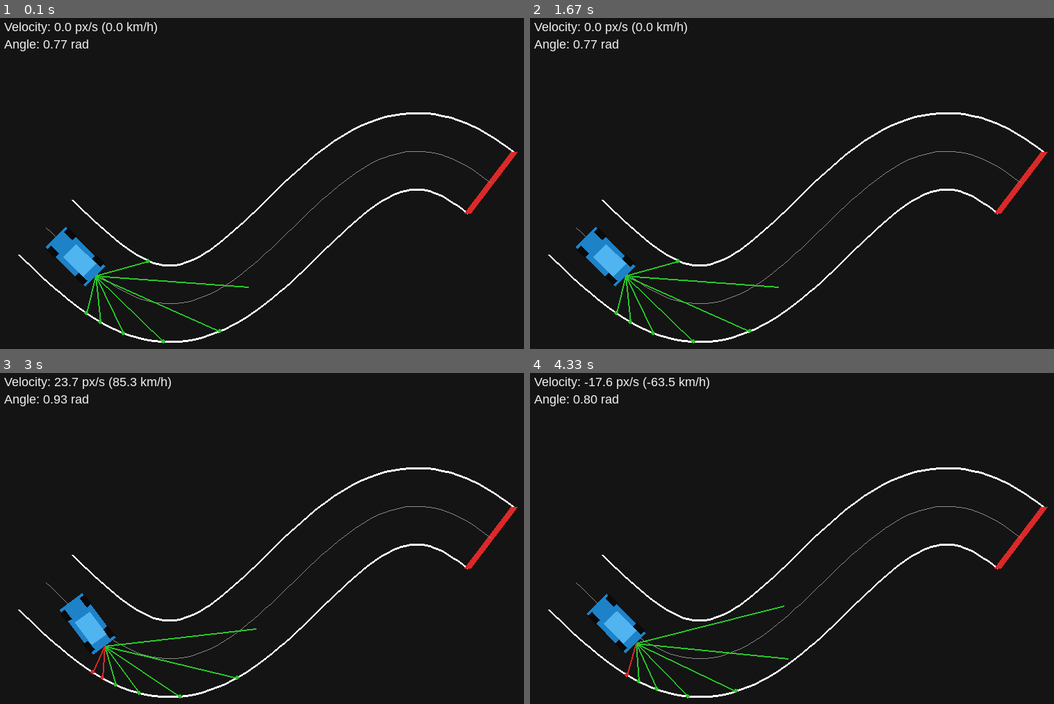
Above: before the commit, frames 1-4 (two rows, left to right).
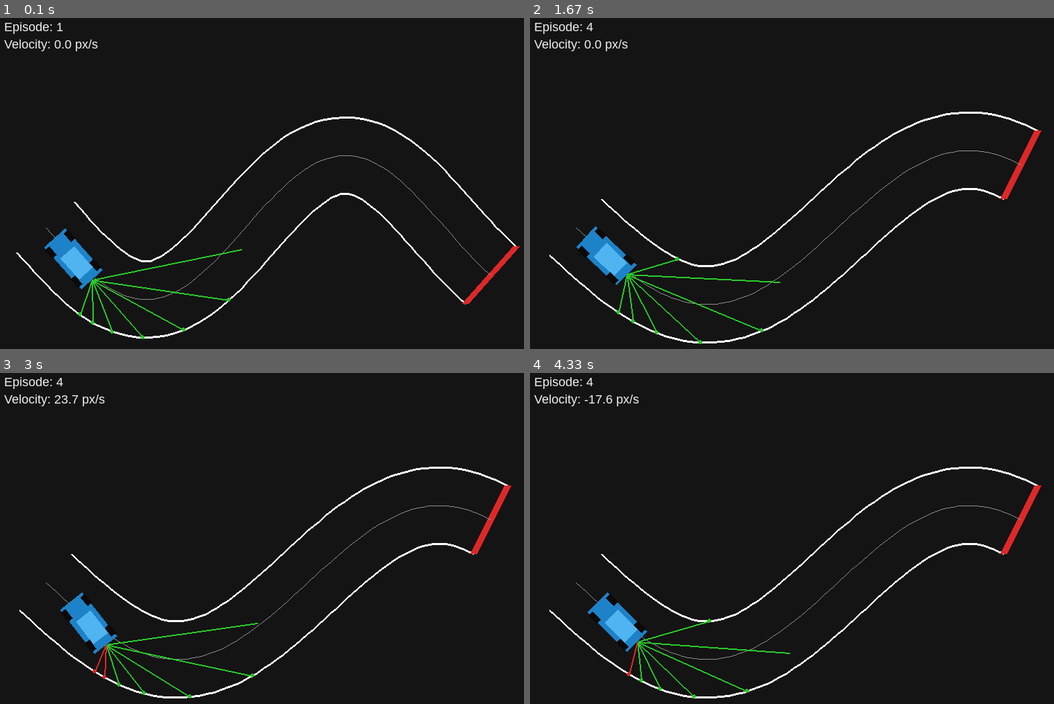
Above: after the commit, the same moments.

Repository: FranMacias00/2d-autonomous-driving-rl
Game: pygame game, started from src/scripts/run_interactive.py
Two runs of this game, one before a commit and one after it. Both use one fixed random seed, a clock stepped at 60 frames per second and the inputs below.
Inputs:
- Up to frame 1 (0.1 s): no input
- Up to frame 2 (1.67 s): hold R 0.33-0.8 s; hold D 0.33-0.8 s; hold R 0.83-1.3 s; hold D 0.83-1.3 s; tap R at 1.33 s
- Up to frame 3 (3 s): hold W 2.17-2.63 s; hold D from 2.67 s (still down)
- Up to frame 4 (4.33 s): release D at 3.13 s; hold A 3.17-3.7 s; hold S 3.73-4.03 s; hold A from 4.07 s (still down)

The runs differ from the first frame. In frame 1, 4.6% of the frame differs, in the area x 0-100%, y 1-99%; in frame 2, 4.2%; in frame 3, 4.2%; in frame 4, 4.3%.

Commit message:
Automatizar reinicio de episodio y generación de circuitos aleatorios

Diff:
--- a/src/scripts/run_interactive.py
+++ b/src/scripts/run_interactive.py
@@ -1,12 +1,12 @@
-"""Interactive mode entry point (Phase 1).
+"""Interactive mode - Procedural Learning Environment.
 
-Visual validation: render car + a non-self-intersecting curvy track.
-Run with: python -m src.scripts.run_interactive
+Cada episodio genera un circuito único para obligar a la IA (o al humano)
+a generalizar y no memorizar la pista.
 """
 
 import math
 import sys
-
+import random
 import pygame
 
 from src.render.pygame_renderer import PygameRenderer
@@ -15,89 +15,90 @@
 from src.sim.state import CarPose
 from src.sim.track import Track
 
-
+# Configuración de ventana
 WINDOW_WIDTH = 800
 WINDOW_HEIGHT = 600
-WINDOW_TITLE = "Autonomous Driving 2D"
+WINDOW_TITLE = "Autonomous Driving 2D - Procedural Generation"
 FPS = 60
 BACKGROUND_COLOR = (20, 20, 20)
 
+def make_random_centerline() -> list[tuple[float, float]]:
+    """Genera una línea central con parámetros aleatorios para cada episodio."""
+    # Variamos la dificultad: más ondas y más amplitud = más difícil
+    n = 80
+    x0, x1 = 80.0, 720.0
+    y_mid = 320.0
 
-def make_centerline(
-    n: int = 55,
-    x0: float = 80.0,
-    x1: float = 720.0,
-    y_mid: float = 320.0,
-    amplitude: float = 170.0,
-    waves: float = 1.8,
-    margin: float = 60.0,
-) -> list[tuple[float, float]]:
-    """Generate a smooth, non-self-intersecting centerline.
+    # Parámetros aleatorios
+    amplitude = random.uniform(70.0, 130.0)
+    waves = random.uniform(0.6, 1.2)
+    margin = 80.0
 
-    Uses monotonic x progression + sinusoidal y oscillation.
-    """
     pts: list[tuple[float, float]] = []
     for i in range(n):
         t = i / (n - 1)
         x = x0 + (x1 - x0) * t
         y = y_mid + amplitude * math.sin(2.0 * math.pi * waves * t)
-        y = max(margin, min(WINDOW_HEIGHT - margin, y))  # keep inside window
+        y = max(margin, min(WINDOW_HEIGHT - margin, y))
         pts.append((x, y))
     return pts
 
+def reset_scenario(car: Car):
+    """Crea una nueva pista y reposiciona el coche."""
+    # 1. Generar nuevo Track
+    new_track = Track(
+        centerline=make_random_centerline(),
+        road_width=110.0
+    )
+
+    # 2. Calcular nueva posición de spawn basada en la nueva pista
+    s_pts = new_track.centerline
+    s_angle = math.atan2(s_pts[1][1] - s_pts[0][1], s_pts[1][0] - s_pts[0][0])
+
+    spawn_x = s_pts[0][0] + math.cos(s_angle) * 60
+    spawn_y = s_pts[0][1] + math.sin(s_angle) * 60
+
+    # 3. Resetear coche
+    car.reset(spawn_x, spawn_y, s_angle)
+
+    return new_track
 
 def main() -> int:
     pygame.init()
     renderer = PygameRenderer(width=WINDOW_WIDTH, height=WINDOW_HEIGHT)
     pygame.display.set_caption(WINDOW_TITLE)
 
-    # Curvy, larger track without overlaps
-    track = Track(
-        centerline=make_centerline(
-            n=80,
-            amplitude=110.0,  # antes 170
-            waves=0.9,        # antes 1.8  ← ESTE ES EL CLAVE
-            margin=80.0,
-        ),
-        road_width=110.0,     # antes 140
-    )
+    # Inicialización del primer episodio
+    # Creamos un coche "dummy" que el reset_scenario configurará
+    car = Car(0, 0, 0)
+    track = reset_scenario(car)
 
-    start_x, start_y = track.centerline[0]
-    next_x, next_y = track.centerline[1]
-    start_angle = math.atan2(next_y - start_y, next_x - start_x)
-
-    # Move the spawn forward so the whole bounding box starts inside the road.
-    spawn_forward = 60.0  # px (tune: 50–80)
-    start_x += math.cos(start_angle) * spawn_forward
-    start_y += math.sin(start_angle) * spawn_forward
-
-    car = Car(x=start_x, y=start_y, angle=start_angle)
-    spawn_pose = (start_x, start_y, start_angle)
     sensors = SensorSuite()
     finish_reached = False
+    episode_count = 1
 
     try:
         running = True
         while running:
             dt = renderer.clock.tick(FPS) / 1000.0
 
+            # 1. EVENTOS
             for event in pygame.event.get():
                 if event.type == pygame.QUIT:
                     running = False
-                elif event.type == pygame.KEYDOWN and event.key == pygame.K_ESCAPE:
-                    running = False
-                elif event.type == pygame.KEYDOWN and event.key == pygame.K_r:
-                    car.reset(*spawn_pose)
-                    finish_reached = False
+                elif event.type == pygame.KEYDOWN:
+                    if event.key == pygame.K_ESCAPE:
+                        running = False
+                    elif event.key == pygame.K_r:
+                        # R manual también genera circuito nuevo
+                        track = reset_scenario(car)
+                        finish_reached = False
+                        episode_count += 1
 
-            keys = pygame.key.get_pressed()
+            # 2. LÓGICA DE CONDUCCIÓN
             if not finish_reached:
-                if keys[pygame.K_w]:
-                    car.throttle = 1.0
-                elif keys[pygame.K_s]:
-                    car.throttle = -1.0
-                else:
-                    car.throttle = 0.0
+                keys = pygame.key.get_pressed()
+                car.throttle = 1.0 if keys[pygame.K_w] else -1.0 if keys[pygame.K_s] else 0.0
 
                 if keys[pygame.K_a]:
                     car.steering = -1.0
@@ -105,51 +106,60 @@
                     car.steering = 1.0
                 else:
                     if car.steering > 0.0:
-                        car.steering = max(
-                            0.0, car.steering - car.steering_return_rate * dt
-                        )
+                        car.steering = max(0.0, car.steering - car.steering_return_rate * dt)
                     elif car.steering < 0.0:
-                        car.steering = min(
-                            0.0, car.steering + car.steering_return_rate * dt
-                        )
+                        car.steering = min(0.0, car.steering + car.steering_return_rate * dt)
 
+                # Movimiento
                 front_old = car.front_point()
                 car.step(dt)
                 front_new = car.front_point()
+
+                # --- LÓGICA DE EPISODIOS (Reset en Meta o Choque) ---
+
+                # A. ¿Cruzó la meta?
                 if track.has_crossed_finish(front_old, front_new):
+                    print(f"Episodio {episode_count} COMPLETADO. Generando nuevo...")
+                    # En modo interactivo podrías querer ver el FINISH un momento,
+                    # pero para RL el reset es instantáneo. Aquí lo hacemos manual con 'R'
+                    # o automático si prefieres. Vamos a dejarlo marcado como FINISH.
                     finish_reached = True
-            else:
-                car.velocity = 0.0
-                car.throttle = 0.0
-                car.steering = 0.0
 
-            on_road = track.is_car_on_road(car)
+                # B. ¿Se salió de la pista? (HARD RESET para PPO)
+                else:
+                    on_road = track.is_car_on_road(car)
+                    # Usamos distancia dinámica a meta para no resetear por error al ganar
+                    f_start, f_end = track.get_finish_segment()
+                    m_center = ((f_start[0] + f_end[0]) / 2, (f_start[1] + f_end[1]) / 2)
+                    dist_to_finish = math.hypot(car.x - m_center[0], car.y - m_center[1])
 
+                    if not on_road and dist_to_finish > car.length:
+                        print(f"COLISIÓN Episodio {episode_count}. Reiniciando...")
+                        track = reset_scenario(car)
+                        episode_count += 1
+
+            # 3. RENDERIZADO
             renderer.screen.fill(BACKGROUND_COLOR)
             renderer.draw_track(renderer.screen, track)
 
             pose = CarPose(x=car.x, y=car.y, angle=car.angle)
             renderer.draw_car(renderer.screen, pose)
+
+            # Sensores (indispensables para que la IA "vea" la nueva pista)
             rays_data = sensors.cast(car, track)
             renderer.draw_sensors(renderer.screen, rays_data, danger_distance=sensors.danger_distance)
 
-            speed_kmh = car.velocity * 3.6
-            velocity_text = f"Velocity: {car.velocity:.1f} px/s ({speed_kmh:.1f} km/h)"
-            angle_text = f"Angle: {car.angle:.2f} rad"
-            renderer.draw_text(renderer.screen, velocity_text, (20, 20))
-            renderer.draw_text(renderer.screen, angle_text, (20, 45))
-            if not on_road and not finish_reached:
-                off_track_text = "OFF TRACK"
-                text_surface = renderer.font.render(off_track_text, True, (220, 40, 40))
-                text_rect = text_surface.get_rect(center=(WINDOW_WIDTH / 2, WINDOW_HEIGHT / 2))
-                renderer.screen.blit(text_surface, text_rect)
+            # UI Información
+            renderer.draw_text(renderer.screen, f"Episode: {episode_count}", (20, 20))
+            renderer.draw_text(renderer.screen, f"Velocity: {car.velocity:.1f} px/s", (20, 45))
+
             if finish_reached:
-                finish_text = "FINISH"
-                text_surface = renderer.font.render(finish_text, True, (40, 200, 80))
-                text_rect = text_surface.get_rect(
-                    center=(WINDOW_WIDTH / 2, WINDOW_HEIGHT / 2)
-                )
-                renderer.screen.blit(text_surface, text_rect)
+                # Texto de meta (Pulsa R para el siguiente circuito aleatorio)
+                finish_text = "FINISH! Press 'R' for next track"
+                text_surf = renderer.font.render(finish_text, True, (40, 200, 80))
+                text_rect = text_surf.get_rect(center=(WINDOW_WIDTH // 2, WINDOW_HEIGHT // 2))
+                renderer.screen.blit(text_surf, text_rect)
+
             pygame.display.flip()
 
     finally:
@@ -157,6 +167,5 @@
 
     return 0
 
-
 if __name__ == "__main__":
     sys.exit(main())
